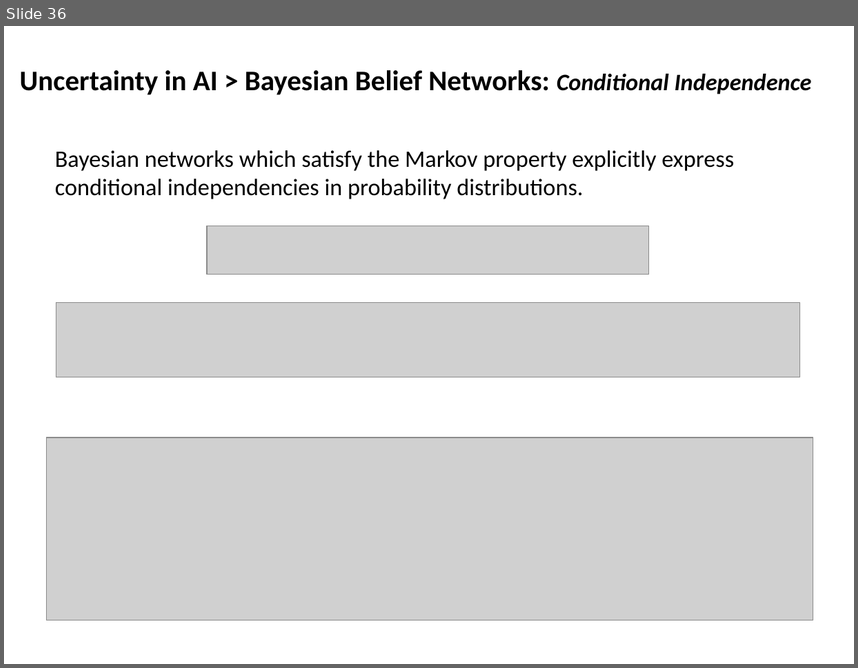
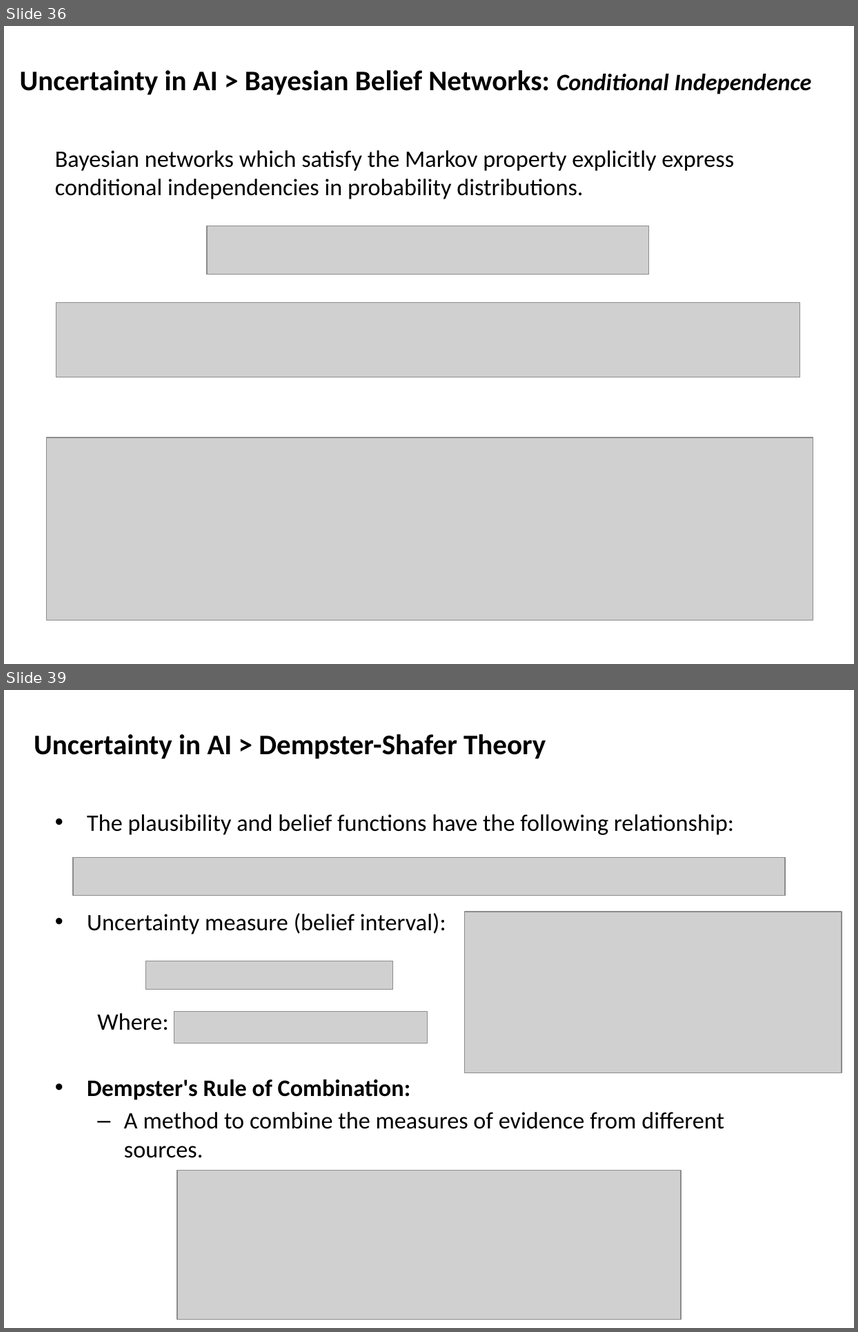
Before and after one commit to mshayganfar/CompExam1, a slide deck: presentation/PhD-comprehensive-exam.pptx. Shown one above the other, each under a label of ours: slide 36 before the commit, slides 36 and 39 after it; the slides between them are not shown. The pictures are 858x668 and 858x1332 pixels, drawn with LibreOffice and Linux fonts; fonts in the diff are those of the drawing; grey boxes stand for pictures. Boxes give left, top, right and bottom in pixels: in the first picture for what was removed or moved away, otherwise in the second. Text is boxed around its words. In the diff, an @@ line names an element or a change of style, - is before the commit and + after.

```diff
--- a/presentation/PhD-comprehensive-exam.pptx
+++ b/presentation/PhD-comprehensive-exam.pptx
@@ slide 39 added at (4,690,854,1328), background #FFFFFF @@
@@ text added at (34,734,546,759), 24 pt, text #000000, bold @@
+Uncertainty in AI > Dempster-Shafer Theory
@@ text added at (87,814,734,1158), 20 pt, text #000000 @@
+• The plausibility and belief functions have the following relationship:
+• Uncertainty measure (belief interval):
+  Where:
+• Dempster's Rule of Combination:
+  – A method to combine the measures of evidence from different sources.
@@ picture added at (73,858,785,896) @@
@@ picture added at (465,912,842,1072) @@
@@ picture added at (146,960,393,988) @@
@@ picture added at (174,1012,428,1044) @@
@@ picture added at (177,1170,682,1319) @@
```
Also in this commit, not shown: 2 other slides added.
